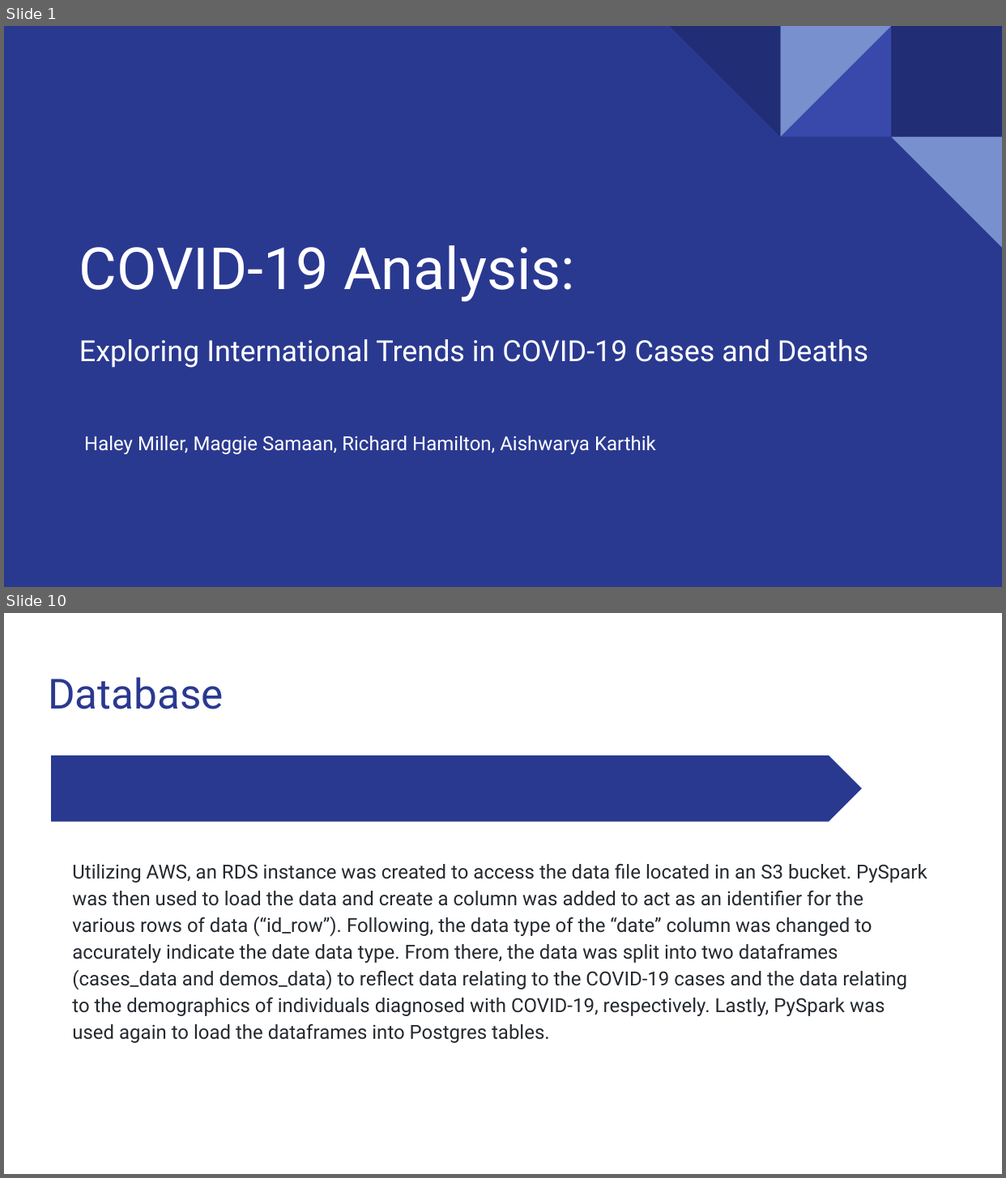
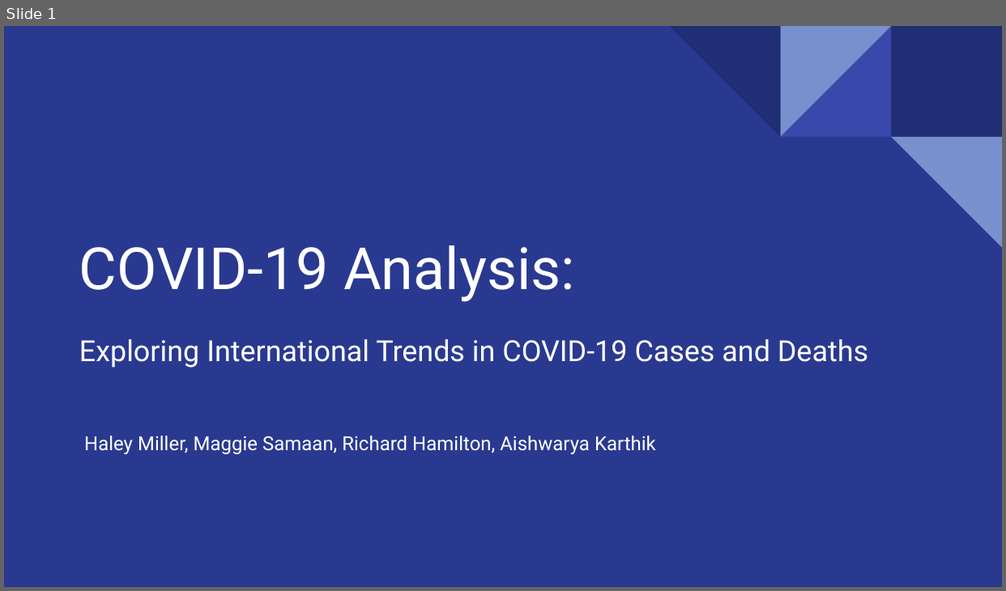
Before and after one commit to Magzzie/COVID-19_Analysis, a slide deck: COVID-19 Analysis.pptx. Shown one above the other, each under a label of ours: slides 1 and 10 before the commit, slide 1 after it; the slides between them are not shown. The pictures are 1006x1178 and 1006x591 pixels, drawn with LibreOffice and Linux fonts; fonts in the diff are those of the drawing. Boxes give left, top, right and bottom in pixels: in the first picture for what was removed or moved away, otherwise in the second. Text is boxed around its words. In the diff, an @@ line names an element or a change of style, - is before the commit and + after.

```diff
--- a/COVID-19 Analysis.pptx
+++ b/COVID-19 Analysis.pptx
@@ slide 10 removed at (x1=4, y1=613, x2=1002, y2=1174), background #FFFFFF @@
@@ title removed at (x1=48, y1=677, x2=224, y2=709) @@
-Database
@@ pentagon arrow removed at (x1=51, y1=756, x2=861, y2=821) @@
@@ text removed at (x1=72, y1=864, x2=927, y2=1043) @@
-Utilizing AWS, an RDS instance was created to access the data file located in an S3 bucket. PySpark was then used to load the data and create a column was added to act as an identifier for the various rows of data (“id_row”). Following, the data type of the “date” column was changed to accurately indicate the date data type. From there, the data was split into two dataframes (cases_data and demos_data) to reflect data relating to the COVID-19 cases and the data relating to the demographics of individuals diagnosed with COVID-19, respectively. Lastly, PySpark was used again to load the dataframes into Postgres tables.
```
Also in this commit, not shown: 9 slides changed, 12 slides added, 5 other slides removed, 3 other files.
